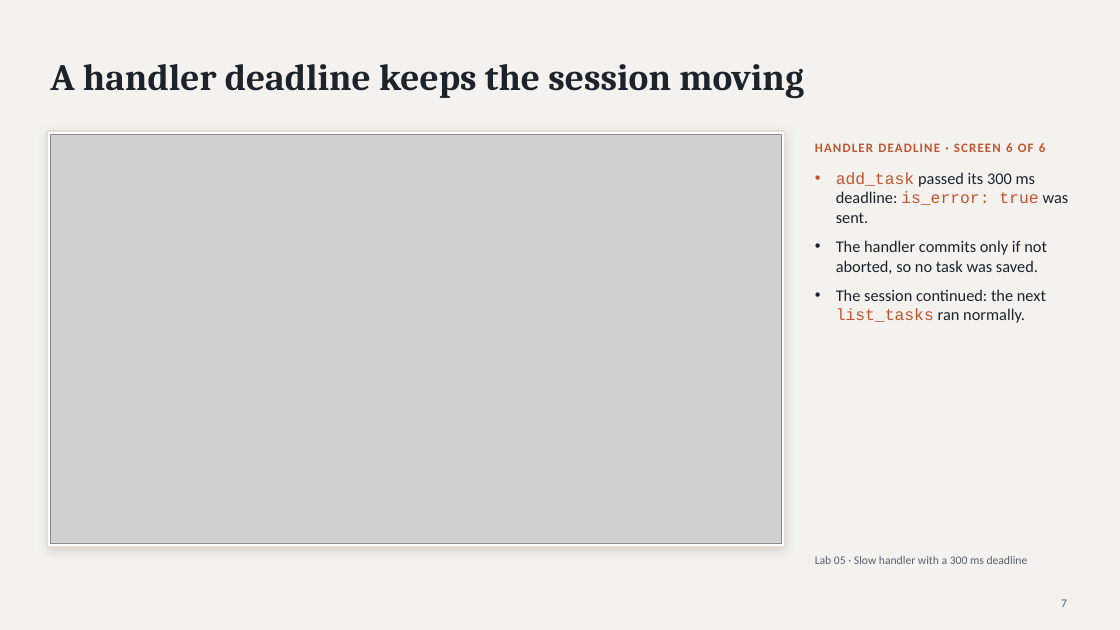
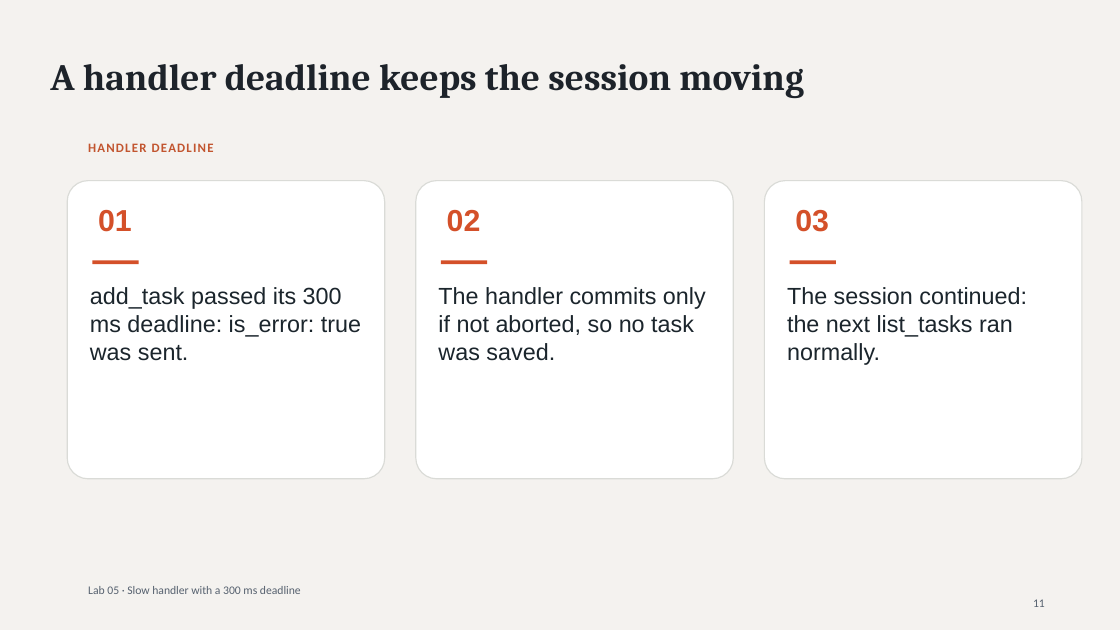
Before and after one commit to luiscoco/Udemy-claude-managed-agents-Lab-75, a slide deck: slide 11 of presentations/lab05/output/Lab05-Claude-Managed-Agents-Custom-Tools.pptx (slide 7 before the commit). Drawn at 1120x630 pixels with LibreOffice and Linux fonts; fonts in the diff are those of the drawing; grey boxes stand for pictures. Boxes give left, top, right and bottom in pixels: in the first picture for what was removed or moved away, otherwise in the second. Text is boxed around its words. In the diff, an @@ line names an element or a change of style, - is before the commit and + after.

```diff
--- a/presentations/lab05/output/Lab05-Claude-Managed-Agents-Custom-Tools.pptx
+++ b/presentations/lab05/output/Lab05-Claude-Managed-Agents-Custom-Tools.pptx
@@ rectangle removed at [47, 131, 785, 547] @@
@@ picture removed at [50, 134, 781, 544] @@
@@ text at [88, 143, 214, 152]: text changed @@
-HANDLER DEADLINE · SCREEN 6 OF 6
+HANDLER DEADLINE
@@ text at [836, 172, 1069, 274]: paragraphs removed @@
-• add_task passed its 300 ms deadline: is_error: true was sent.
-• The handler commits only if not aborted, so no task was saved.
@@ rounded rectangle added at [67, 181, 385, 479], fill #FFFFFF, outline #DADBD7 1 pt @@
@@ rounded rectangle added at [416, 181, 734, 479], fill #FFFFFF, outline #DADBD7 1 pt @@
@@ rounded rectangle added at [765, 181, 1082, 479], fill #FFFFFF, outline #DADBD7 1 pt @@
@@ text added at [98, 210, 132, 232], 26 pt, text #D45029, bold @@
+01
@@ text added at [447, 210, 481, 232], 26 pt, text #D45029, bold @@
+02
@@ text added at [795, 210, 829, 232], 26 pt, text #D45029, bold @@
+03
@@ rectangle added at [92, 260, 139, 264], fill #D45029 @@
@@ rectangle added at [441, 260, 487, 264], fill #D45029 @@
@@ rectangle added at [790, 260, 836, 264], fill #D45029 @@
@@ text added at [90, 287, 361, 361], 20 pt, text #1B252C @@
+add_task passed its 300 ms deadline: is_error: true was sent.
@@ text added at [438, 287, 706, 361], 20 pt, text #1B252C @@
+The handler commits only if not aborted, so no task was saved.
@@ text "The session continued: the next ...": place and size @@
-text "The session continued: the next ..." at [836, 172, 1069, 323]
+text "The session continued: the next ..." at [787, 287, 1027, 365]
@@ text "The session continued: the next ..." at [787, 287, 1027, 365]: size 14 to 20 pt; font Calibri to Arial, text colour #1D232A to #1B252C in "The session continued: the next ran normally."; font Courier New to Arial, text colour #C2552F to #1B252C in "list_tasks"; bullet • to none; less space between paragraphs @@
@@ text "Lab 05 · Slow handler ...": place and size @@
-text "Lab 05 · Slow handler ..." at [815, 556, 1028, 564]
+text "Lab 05 · Slow handler ..." at [88, 586, 301, 594]
@@ text at [1033, 599, 1045, 607]: text changed @@
-7
+11
```
Also in this commit, not shown: 21 other slides changed, 5 slides added, 4 other files.
